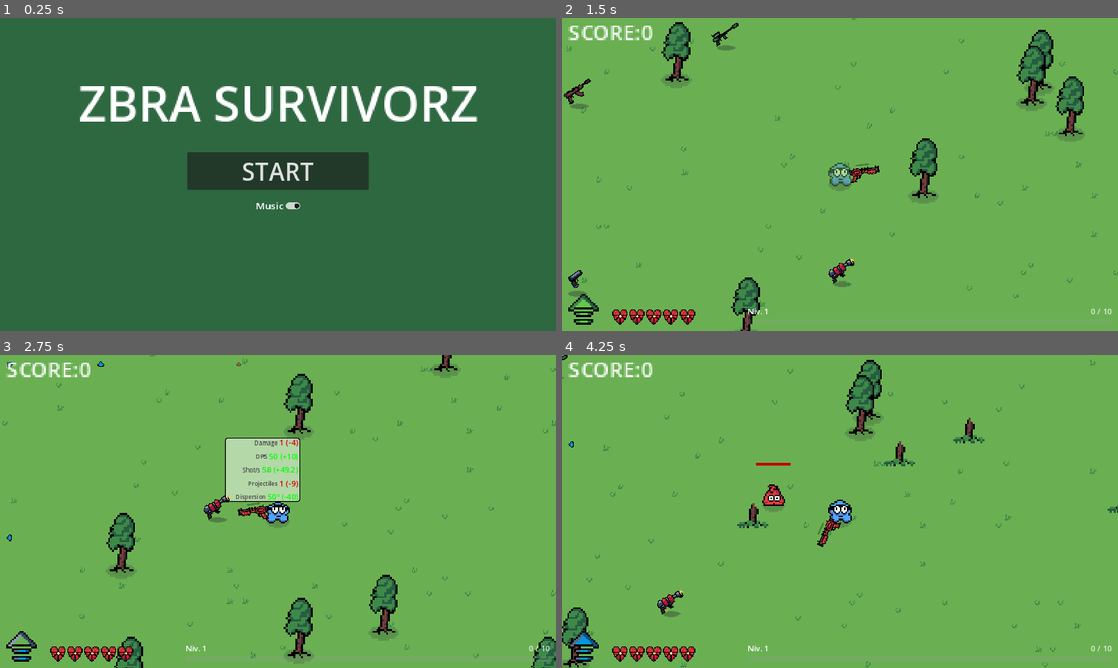
Above: before the commit, frames 1-4 (two rows, left to right).
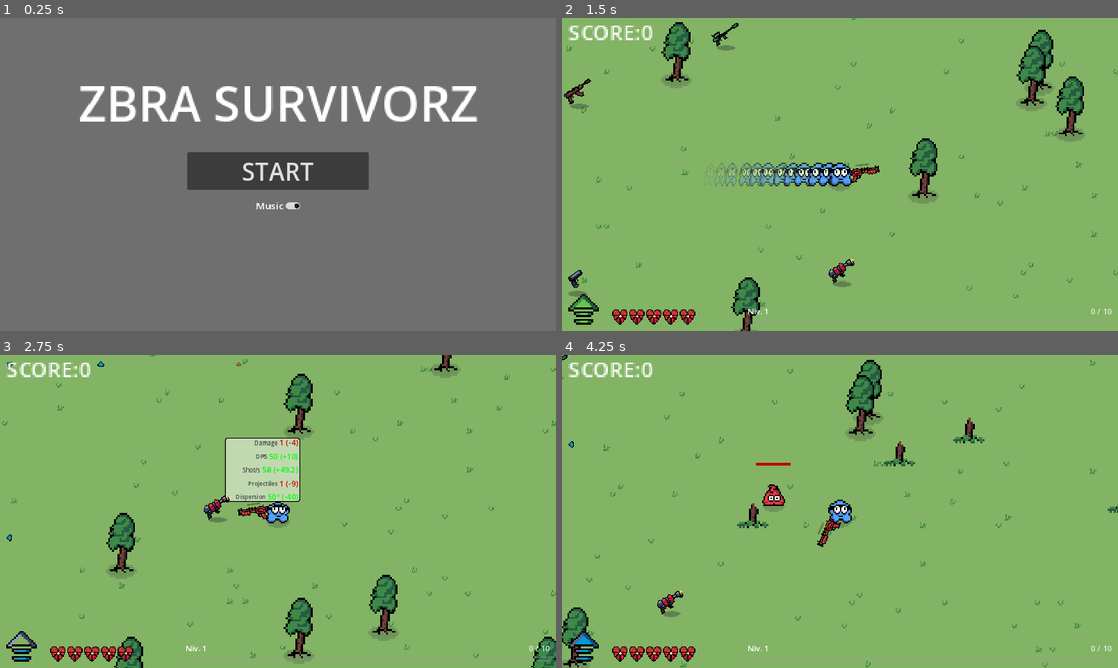
Above: after the commit, the same moments.

Repository: MicCode/zbra-survivors
Game: Godot game, scene res://ui/menu/main_menu.tscn
Same seed, same stepped clock (60 frames per second), same inputs: the game is played once before the commit and once after it.
Inputs (mouse positions are in pixels of both pictures, inside the frame that each line leads up to):
- Up to frame 1 (0.25 s): no input
- Up to frame 2 (1.5 s): click "START" at 0.5 s; move the mouse to (962, 158) at 1.27 s; hold D (move_right) from 1.28 s (still down); hold Space (dash) from 1.28 s (still down)
- Up to frame 3 (2.75 s): move the mouse to (166, 527) at 2.02 s; release D (move_right) at 2.03 s; release Space (dash) at 2.03 s; hold S (move_down) from 2.03 s (still down); tap Space (dash) at 2.1 s
- Up to frame 4 (4.25 s): move the mouse to (895, 442) at 2.77 s; release S (move_down) at 2.78 s; press the mouse at (895, 442) at 2.78 s; hold D (move_right) 2.78-3.53 s; tap Space (dash) at 3.05, 3.8 s; move the mouse to (812, 574) at 3.52 s; release the mouse at (812, 574) at 3.53 s; hold W (move_up) from 3.53 s (still down); tap E (grab) at 3.6 s

The runs differ from the first frame. In frame 1, 97% of the frame differs, in the area x 0-100%, y 0-100%; in frame 2, 92%; in frame 3, 90%; in frame 4, 94%.

Commit message:
feat: added a dash visual effect

Diff:
--- /dev/null
+++ b/player/dash_ghost.gd
@@ -0,0 +1,4 @@
+extends Sprite2D
+
+func _on_animation_player_animation_finished(anim_name: StringName) -> void:
+	queue_free()
--- /dev/null
+++ b/player/dash_ghost.tscn
@@ -0,0 +1,103 @@
+[gd_scene load_steps=6 format=3 uid="uid://cmpptq7tkl6lb"]
+
+[ext_resource type="Texture2D" uid="uid://lypjbdfsj56y" path="res://sprites/player/player-icon.png" id="1_g40sc"]
+[ext_resource type="Script" path="res://player/dash_ghost.gd" id="2_mcjv5"]
+
+[sub_resource type="Animation" id="Animation_ydvn4"]
+resource_name = "fadeout"
+tracks/0/type = "value"
+tracks/0/imported = false
+tracks/0/enabled = true
+tracks/0/path = NodePath(".:modulate")
+tracks/0/interp = 1
+tracks/0/loop_wrap = true
+tracks/0/keys = {
+"times": PackedFloat32Array(0, 1),
+"transitions": PackedFloat32Array(1, 0.225312),
+"update": 0,
+"values": [Color(1, 1, 1, 1), Color(1, 1, 1, 0)]
+}
+tracks/1/type = "value"
+tracks/1/imported = false
+tracks/1/enabled = true
+tracks/1/path = NodePath(".:skew")
+tracks/1/interp = 1
+tracks/1/loop_wrap = true
+tracks/1/keys = {
+"times": PackedFloat32Array(0, 1),
+"transitions": PackedFloat32Array(1, 1),
+"update": 0,
+"values": [0.0, 0.155334]
+}
+tracks/2/type = "value"
+tracks/2/imported = false
+tracks/2/enabled = true
+tracks/2/path = NodePath(".:scale")
+tracks/2/interp = 1
+tracks/2/loop_wrap = true
+tracks/2/keys = {
+"times": PackedFloat32Array(0, 1),
+"transitions": PackedFloat32Array(1, 1),
+"update": 0,
+"values": [Vector2(3, 3), Vector2(1, 3)]
+}
+
+[sub_resource type="Animation" id="Animation_8cc4j"]
+length = 0.001
+tracks/0/type = "value"
+tracks/0/imported = false
+tracks/0/enabled = true
+tracks/0/path = NodePath(".:modulate")
+tracks/0/interp = 1
+tracks/0/loop_wrap = true
+tracks/0/keys = {
+"times": PackedFloat32Array(0),
+"transitions": PackedFloat32Array(1),
+"update": 0,
+"values": [Color(1, 1, 1, 1)]
+}
+tracks/1/type = "value"
+tracks/1/imported = false
+tracks/1/enabled = true
+tracks/1/path = NodePath(".:skew")
+tracks/1/interp = 1
+tracks/1/loop_wrap = true
+tracks/1/keys = {
+"times": PackedFloat32Array(0),
+"transitions": PackedFloat32Array(1),
+"update": 0,
+"values": [0.0]
+}
+tracks/2/type = "value"
+tracks/2/imported = false
+tracks/2/enabled = true
+tracks/2/path = NodePath(".:scale")
+tracks/2/interp = 1
+tracks/2/loop_wrap = true
+tracks/2/keys = {
+"times": PackedFloat32Array(0),
+"transitions": PackedFloat32Array(1),
+"update": 0,
+"values": [Vector2(3, 3)]
+}
+
+[sub_resource type="AnimationLibrary" id="AnimationLibrary_7chae"]
+_data = {
+"RESET": SubResource("Animation_8cc4j"),
+"fadeout": SubResource("Animation_ydvn4")
+}
+
+[node name="DashGhost" type="Sprite2D"]
+scale = Vector2(3, 3)
+texture = ExtResource("1_g40sc")
+script = ExtResource("2_mcjv5")
+
+[node name="AnimationPlayer" type="AnimationPlayer" parent="."]
+unique_name_in_owner = true
+libraries = {
+"": SubResource("AnimationLibrary_7chae")
+}
+autoplay = "fadeout"
+speed_scale = 5.0
+
+[connection signal="animation_finished" from="AnimationPlayer" to="." method="_on_animation_player_animation_finished"]
--- a/player/player.gd
+++ b/player/player.gd
@@ -5,6 +5,7 @@
 
 const DAMAGE_RATE = 50.0
 const PICKUP_COOLDOWN_S = 0.5
+const DASH_GHOST_INTERVAL_S = 0.01
 
 var is_pickup_blocked = false
 var equiped_gun: Gun
@@ -54,6 +55,7 @@
 	GameState.player_state.can_dash = false
 	set_invincible(true)
 	GameState.emit_player_change()
+	%DashGhostTimer.start(DASH_GHOST_INTERVAL_S)
 
 func update_dash_gauge():
 	var gauge_value = floor((1 - (%DashCooldownTimer.time_left / GameState.player_state.dash_cooldown_s)) * 5)
@@ -144,6 +146,16 @@
 		set_invincible(false)
 		GameState.emit_player_change()
 
+func _on_dash_ghost_timer_timeout() -> void:
+	if GameState.player_state.is_dashing:
+		var ghost = preload("res://player/dash_ghost.tscn").instantiate()
+		ghost.global_position = global_position
+		ghost.global_rotation = global_rotation
+		ghost.global_scale = global_scale * 1.5 # because sprite is also internally scaled by 1.5
+		ghost.z_index = -1
+		SceneManager.current_scene.add_child(ghost)
+		%DashGhostTimer.start(DASH_GHOST_INTERVAL_S)
+
 func _on_damage_timer_timeout() -> void:
 	can_be_damaged = true
 
--- a/player/player.tscn
+++ b/player/player.tscn
@@ -148,11 +148,11 @@
 [sub_resource type="CircleShape2D" id="CircleShape2D_l4us1"]
 radius = 23.5053
 
+[sub_resource type="CircleShape2D" id="CircleShape2D_12tvn"]
+radius = 100.0
+
 [sub_resource type="CircleShape2D" id="CircleShape2D_4lpg2"]
 radius = 35.5035
-
-[sub_resource type="CircleShape2D" id="CircleShape2D_12tvn"]
-radius = 100.0
 
 [node name="Player" type="CharacterBody2D"]
 scale = Vector2(2, 2)
@@ -191,75 +191,87 @@
 position = Vector2(0, -25)
 visible_bar = false
 
-[node name="HurtBox" type="Area2D" parent="."]
-unique_name_in_owner = true
-visible = false
+[node name="Triggers" type="CanvasGroup" parent="."]
+
+[node name="HurtBox" type="Area2D" parent="Triggers"]
+unique_name_in_owner = true
+visible = false
+scale = Vector2(2, 2)
 collision_layer = 0
 collision_mask = 2
 
-[node name="shape" type="CollisionShape2D" parent="HurtBox"]
+[node name="shape" type="CollisionShape2D" parent="Triggers/HurtBox"]
 shape = SubResource("CircleShape2D_l4us1")
 debug_color = Color(0.998759, 0, 0.1334, 0.42)
 
-[node name="CollectRadius" type="Area2D" parent="."]
-unique_name_in_owner = true
-visible = false
+[node name="XpCollectRadius" type="Area2D" parent="Triggers"]
+unique_name_in_owner = true
+visible = false
+modulate = Color(1, 1, 0, 1)
+scale = Vector2(2, 2)
+collision_layer = 0
+collision_mask = 32
+
+[node name="XpCollectShape" type="CollisionShape2D" parent="Triggers/XpCollectRadius"]
+unique_name_in_owner = true
+shape = SubResource("CircleShape2D_12tvn")
+
+[node name="CollectRadius" type="Area2D" parent="Triggers"]
+unique_name_in_owner = true
+visible = false
+scale = Vector2(2, 2)
 collision_layer = 0
 collision_mask = 16
 
-[node name="CollisionShape2D" type="CollisionShape2D" parent="CollectRadius"]
+[node name="CollisionShape2D" type="CollisionShape2D" parent="Triggers/CollectRadius"]
 shape = SubResource("CircleShape2D_4lpg2")
 debug_color = Color(0.190698, 0.631057, 0.345587, 0.42)
 
-[node name="XpCollectRadius" type="Area2D" parent="."]
-unique_name_in_owner = true
-visible = false
-modulate = Color(1, 1, 0, 1)
-collision_layer = 0
-collision_mask = 32
-
-[node name="XpCollectShape" type="CollisionShape2D" parent="XpCollectRadius"]
-unique_name_in_owner = true
-shape = SubResource("CircleShape2D_12tvn")
-
-[node name="PickUpTimer" type="Timer" parent="."]
+[node name="Timers" type="Node" parent="."]
+
+[node name="PickUpTimer" type="Timer" parent="Timers"]
 unique_name_in_owner = true
 wait_time = 0.5
 one_shot = true
 
-[node name="DashCooldownTimer" type="Timer" parent="."]
+[node name="DashCooldownTimer" type="Timer" parent="Timers"]
 unique_name_in_owner = true
 one_shot = true
 
-[node name="DashTimer" type="Timer" parent="."]
-unique_name_in_owner = true
-
-[node name="DamageTimer" type="Timer" parent="."]
+[node name="DashTimer" type="Timer" parent="Timers"]
+unique_name_in_owner = true
+
+[node name="DamageTimer" type="Timer" parent="Timers"]
 unique_name_in_owner = true
 one_shot = true
 
-[node name="DashSound" type="AudioStreamPlayer" parent="."]
+[node name="DashGhostTimer" type="Timer" parent="Timers"]
+unique_name_in_owner = true
+
+[node name="Sounds" type="Node" parent="."]
+
+[node name="DashSound" type="AudioStreamPlayer" parent="Sounds"]
 unique_name_in_owner = true
 stream = ExtResource("6_yhd2o")
 volume_db = -15.928
 pitch_scale = 2.0
 bus = &"Effects"
 
-[node name="DashReadySound" type="AudioStreamPlayer" parent="."]
+[node name="DashReadySound" type="AudioStreamPlayer" parent="Sounds"]
 unique_name_in_owner = true
 stream = ExtResource("7_ngsqq")
 volume_db = -24.36
 pitch_scale = 2.8
 bus = &"Effects"
 
-[node name="HitSound" type="AudioStreamPlayer2D" parent="."]
+[node name="HitSound" type="AudioStreamPlayer" parent="Sounds"]
 unique_name_in_owner = true
 stream = ExtResource("10_2qr18")
 volume_db = -7.222
 pitch_scale = 1.68
 bus = &"Effects"
 
-[node name="LvlUpSound" type="AudioStreamPlayer" parent="."]
+[node name="LvlUpSound" type="AudioStreamPlayer" parent="Sounds"]
 unique_name_in_owner = true
 stream = ExtResource("12_c1clg")
 volume_db = -16.396
@@ -267,7 +279,8 @@
 
 [connection signal="animation_finished" from="Sprite" to="." method="_on_sprite_animation_finished"]
 [connection signal="animation_finished" from="Effects" to="." method="_on_effects_animation_finished"]
-[connection signal="timeout" from="PickUpTimer" to="." method="_on_pick_up_timer_timeout"]
-[connection signal="timeout" from="DashCooldownTimer" to="." method="_on_dash_cooldown_timer_timeout"]
-[connection signal="timeout" from="DashTimer" to="." method="_on_dash_timer_timeout"]
-[connection signal="timeout" from="DamageTimer" to="." method="_on_damage_timer_timeout"]
+[connection signal="timeout" from="Timers/PickUpTimer" to="." method="_on_pick_up_timer_timeout"]
+[connection signal="timeout" from="Timers/DashCooldownTimer" to="." method="_on_dash_cooldown_timer_timeout"]
+[connection signal="timeout" from="Timers/DashTimer" to="." method="_on_dash_timer_timeout"]
+[connection signal="timeout" from="Timers/DamageTimer" to="." method="_on_damage_timer_timeout"]
+[connection signal="timeout" from="Timers/DashGhostTimer" to="." method="_on_dash_ghost_timer_timeout"]
--- a/project.godot
+++ b/project.godot
@@ -132,7 +132,7 @@
 [rendering]
 
 textures/canvas_textures/default_texture_filter=0
-environment/defaults/default_clear_color=Color(0.180681, 0.406687, 0.253581, 1)
+environment/defaults/default_clear_color=Color(0.435192, 0.435192, 0.435192, 1)
 anti_aliasing/quality/msaa_2d=3
 anti_aliasing/quality/msaa_3d=3
 anti_aliasing/quality/screen_space_aa=1
--- /dev/null
+++ b/scenes/test/dash_test.tscn
@@ -0,0 +1,53 @@
+[gd_scene load_steps=5 format=3 uid="uid://dnsbwxbia3apq"]
+
+[ext_resource type="PackedScene" uid="uid://gdo7fmio88fn" path="res://player/player.tscn" id="1_30sr2"]
+
+[sub_resource type="Animation" id="Animation_cgpgd"]
+length = 0.001
+tracks/0/type = "value"
+tracks/0/imported = false
+tracks/0/enabled = true
+tracks/0/path = NodePath("Player:position")
+tracks/0/interp = 1
+tracks/0/loop_wrap = true
+tracks/0/keys = {
+"times": PackedFloat32Array(0),
+"transitions": PackedFloat32Array(1),
+"update": 0,
+"values": [Vector2(578, 324)]
+}
+
+[sub_resource type="Animation" id="Animation_ws8ew"]
+resource_name = "move"
+length = 2.0
+loop_mode = 2
+step = 0.01
+tracks/0/type = "value"
+tracks/0/imported = false
+tracks/0/enabled = true
+tracks/0/path = NodePath("Player:position")
+tracks/0/interp = 1
+tracks/0/loop_wrap = true
+tracks/0/keys = {
+"times": PackedFloat32Array(0, 1, 2),
+"transitions": PackedFloat32Array(0.535886, 1, 0.217638),
+"update": 0,
+"values": [Vector2(200, 200), Vector2(800, 400), Vector2(200, 600)]
+}
+
+[sub_resource type="AnimationLibrary" id="AnimationLibrary_dyv8v"]
+_data = {
+"RESET": SubResource("Animation_cgpgd"),
+"move": SubResource("Animation_ws8ew")
+}
+
+[node name="DashTest" type="Node2D"]
+
+[node name="Player" parent="." instance=ExtResource("1_30sr2")]
+position = Vector2(578, 324)
+
+[node name="AnimationPlayer" type="AnimationPlayer" parent="."]
+libraries = {
+"": SubResource("AnimationLibrary_dyv8v")
+}
+autoplay = "move"
Binary file added: sprites/player/player-icon.png
Not shown, added: sprites/player/player-icon.png.import
